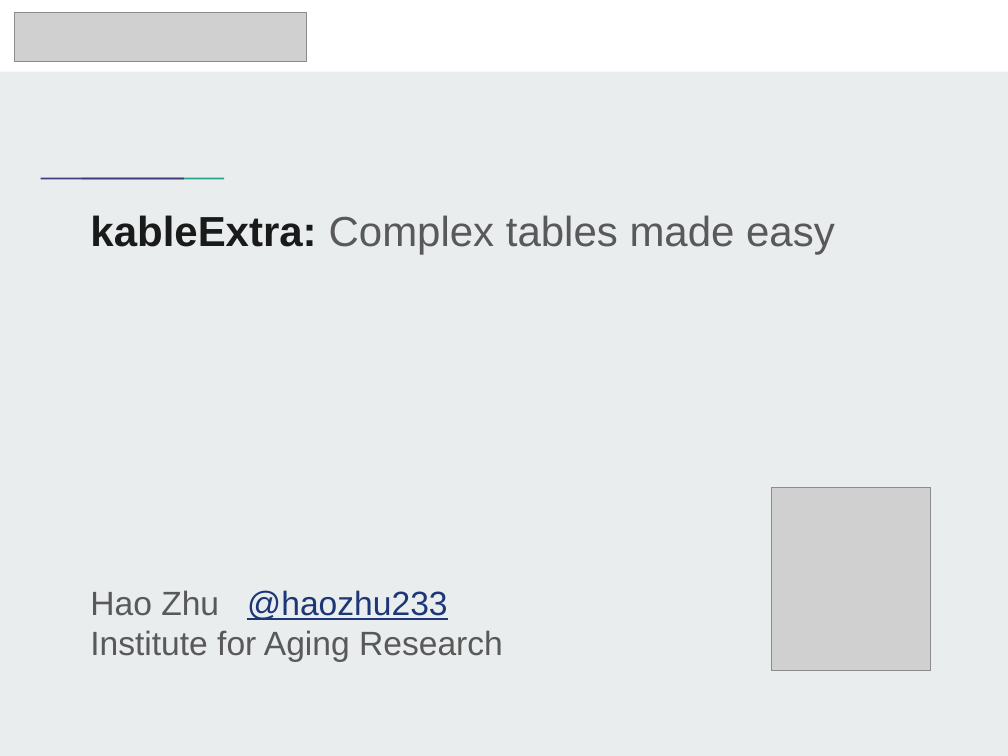
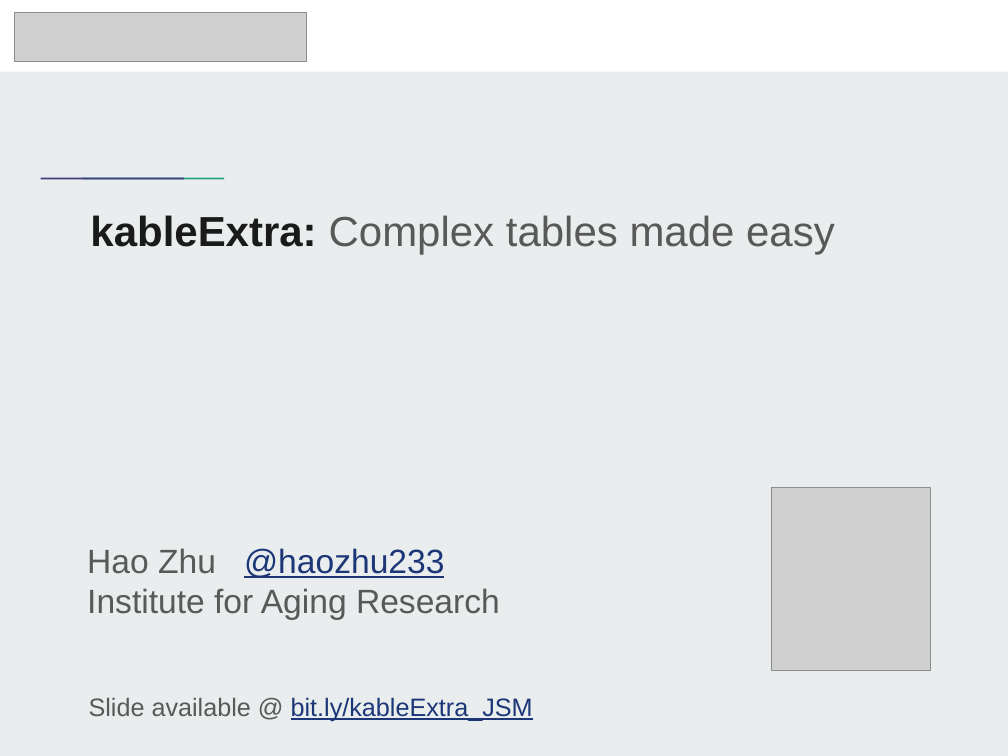
Before and after one commit to haozhu233/haozhu233.github, a slide deck: slide 1 of kableExtra_JSM2018.pptx. Drawn at 1008x756 pixels with LibreOffice and Linux fonts; fonts in the diff are those of the drawing; grey boxes stand for pictures. Boxes give left, top, right and bottom in pixels: in the first picture for what was removed or moved away, otherwise in the second. Text is boxed around its words. In the diff, an @@ line names an element or a change of style, - is before the commit and + after.

```diff
--- a/kableExtra_JSM2018.pptx
+++ b/kableExtra_JSM2018.pptx
@@ subtitle "Hao Zhu @haozhu233": place and size @@
-subtitle "Hao Zhu @haozhu233" at <box>90,590,503,662</box>
+subtitle "Hao Zhu @haozhu233" at <box>87,548,500,620</box>
@@ text added at <box>89,697,533,721</box>, 18 pt, text #1C3678, underline @@
+Slide available @ bit.ly/kableExtra_JSM
```
Also in this commit, not shown: 1 other file.
